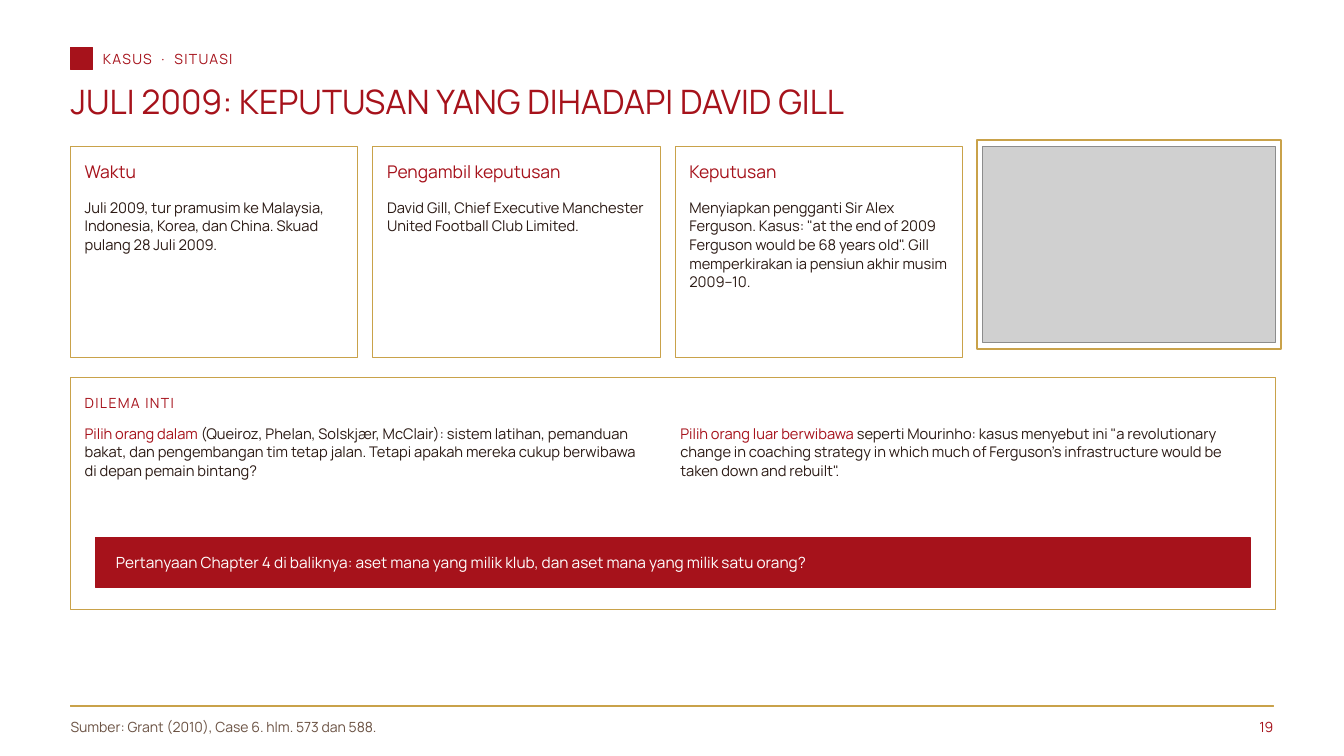
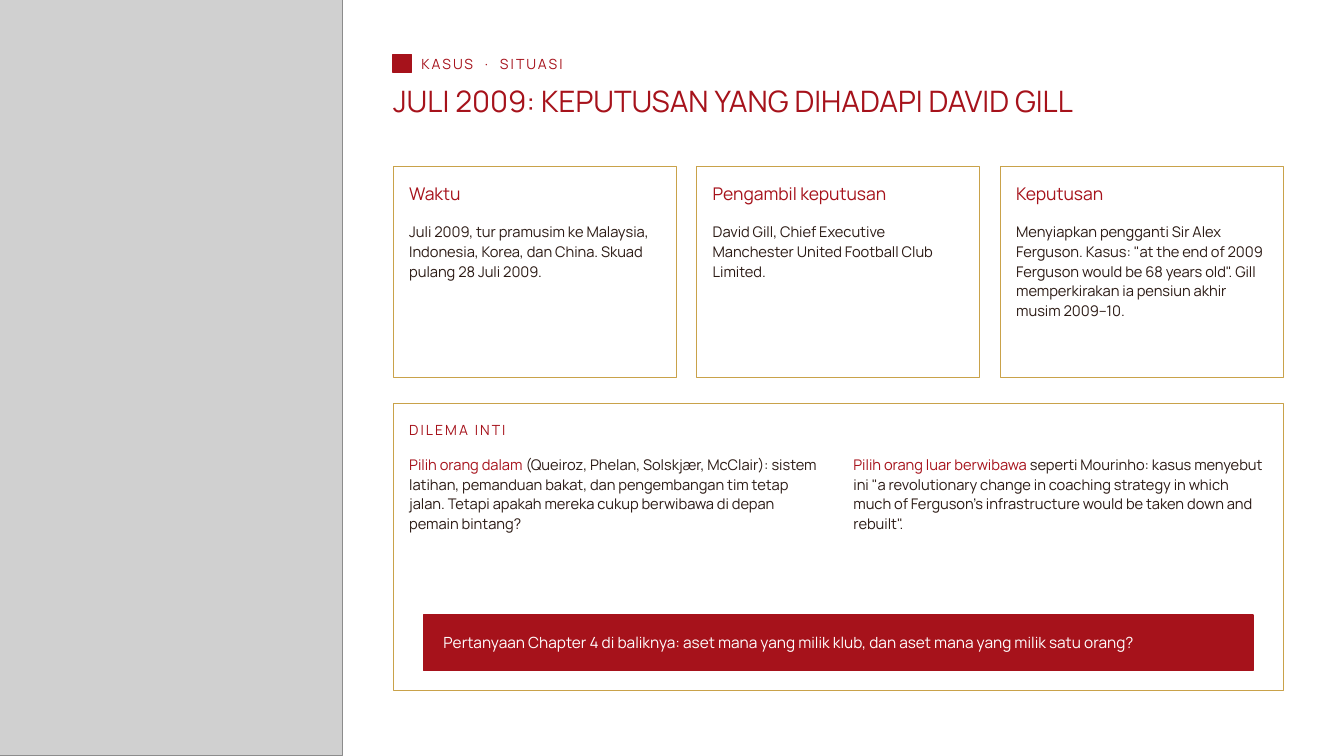
Before and after one commit to aslihabnuri/Dom-Manipulation, a slide deck: slide 19 of materi-strategic-management/presentasi/SMJKT_Group 4_Case Manchester United_tema cream.pptx. Drawn at 1344x756 pixels with LibreOffice and Linux fonts; fonts in the diff are those of the drawing; grey boxes stand for pictures; background and template pictures are left out. Boxes give left, top, right and bottom in pixels: in the first picture for what was removed or moved away, otherwise in the second. Text is boxed around its words. In the diff, an @@ line names an element or a change of style, - is before the commit and + after.

```diff
--- a/materi-strategic-management/presentasi/SMJKT_Group 4_Case Manchester United_tema cream.pptx
+++ b/materi-strategic-management/presentasi/SMJKT_Group 4_Case Manchester United_tema cream.pptx
@@ picture added at (x1=0, y1=0, x2=343, y2=756) @@
@@ rectangle resized from (x1=71, y1=47, x2=93, y2=70) to (x1=393, y1=54, x2=411, y2=73) @@
@@ text "KASUS · SITUASI" moved from (x1=103, y1=53, x2=232, y2=65) to (x1=421, y1=58, x2=563, y2=70) @@
@@ text "KASUS · SITUASI" at (x1=421, y1=58, x2=563, y2=70): letter spacing 1 to 1.5 pt @@
@@ text "JULI 2009: KEPUTUSAN YANG DIHADAPI ..." moved from (x1=71, y1=89, x2=844, y2=115) to (x1=393, y1=90, x2=1073, y2=113) @@
@@ text "JULI 2009: KEPUTUSAN YANG DIHADAPI ..." at (x1=393, y1=90, x2=1073, y2=113): size 24 to 21.1 pt @@
@@ rectangle removed at (x1=71, y1=146, x2=358, y2=358) @@
@@ picture removed at (x1=983, y1=146, x2=1275, y2=343) @@
@@ rectangle moved from (x1=373, y1=146, x2=660, y2=358) to (x1=393, y1=166, x2=677, y2=378) @@
@@ rectangle resized from (x1=676, y1=146, x2=963, y2=358) to (x1=697, y1=166, x2=980, y2=378) @@
@@ rectangle resized from (x1=977, y1=140, x2=1281, y2=349) to (x1=1000, y1=166, x2=1284, y2=378) @@
@@ rectangle at (x1=1000, y1=166, x2=1284, y2=378): outline #C9A24A 1.5 pt to #C9A24A 0.75 pt @@
@@ text "Waktu" moved from (x1=85, y1=165, x2=136, y2=179) to (x1=409, y1=187, x2=460, y2=201) @@
@@ text at (x1=713, y1=187, x2=886, y2=205): text changed @@
-Keputusan
+Pengambil keputusan
@@ text at (x1=1016, y1=187, x2=1103, y2=205): text changed @@
-Pengambil keputusan
+Keputusan
@@ text "Juli 2009, tur pramusim ke ..." moved from (x1=85, y1=202, x2=324, y2=254) to (x1=409, y1=226, x2=649, y2=281) @@
@@ text "David Gill, Chief Executive Manchester ..." moved from (x1=387, y1=202, x2=643, y2=232) to (x1=713, y1=226, x2=933, y2=278) @@
@@ line spacing 1.06 to 1.12 in 3 elements at (x1=409, y1=226, x2=649, y2=281), (x1=713, y1=226, x2=933, y2=278), (x1=1016, y1=226, x2=1263, y2=317) @@
@@ text "Menyiapkan pengganti Sir Alex Ferguson. ..." moved from (x1=689, y1=202, x2=948, y2=288) to (x1=1016, y1=226, x2=1263, y2=317) @@
@@ rectangle resized from (x1=71, y1=378, x2=1275, y2=610) to (x1=393, y1=403, x2=1284, y2=691) @@
@@ text "DILEMA INTI" at (x1=409, y1=425, x2=506, y2=435): letter spacing 1 to 1.5 pt @@
@@ text "DILEMA INTI" moved from (x1=85, y1=398, x2=174, y2=408) to (x1=409, y1=425, x2=506, y2=435) @@
@@ text "Pilih orang dalam (Queiroz, Phelan, ..." at (x1=409, y1=458, x2=817, y2=533): line spacing 1.04 to 1.12 @@
@@ text "Pilih orang dalam (Queiroz, Phelan, ..." moved from (x1=85, y1=427, x2=635, y2=480) to (x1=409, y1=458, x2=817, y2=533) @@
@@ text "Pilih orang luar berwibawa seperti ..." moved from (x1=680, y1=428, x2=1222, y2=477) to (x1=853, y1=459, x2=1262, y2=530) @@
@@ text "Pilih orang luar berwibawa seperti ..." at (x1=853, y1=459, x2=1262, y2=530): line spacing 1.04 to 1.12 @@
@@ rectangle resized from (x1=96, y1=537, x2=1250, y2=588) to (x1=423, y1=615, x2=1253, y2=670) @@
@@ text "Pertanyaan Chapter 4 di baliknya: ..." moved from (x1=116, y1=556, x2=806, y2=572) to (x1=443, y1=636, x2=1133, y2=652) @@
@@ rectangle removed at (x1=71, y1=706, x2=1273, y2=707) @@
@@ text removed at (x1=71, y1=720, x2=377, y2=734) @@
-Sumber: Grant (2010), Case 6. hlm. 573 dan 588.
@@ text removed at (x1=1259, y1=721, x2=1273, y2=732) @@
-19
```
Also in this commit, not shown: 32 other slides changed, 8 other files.
